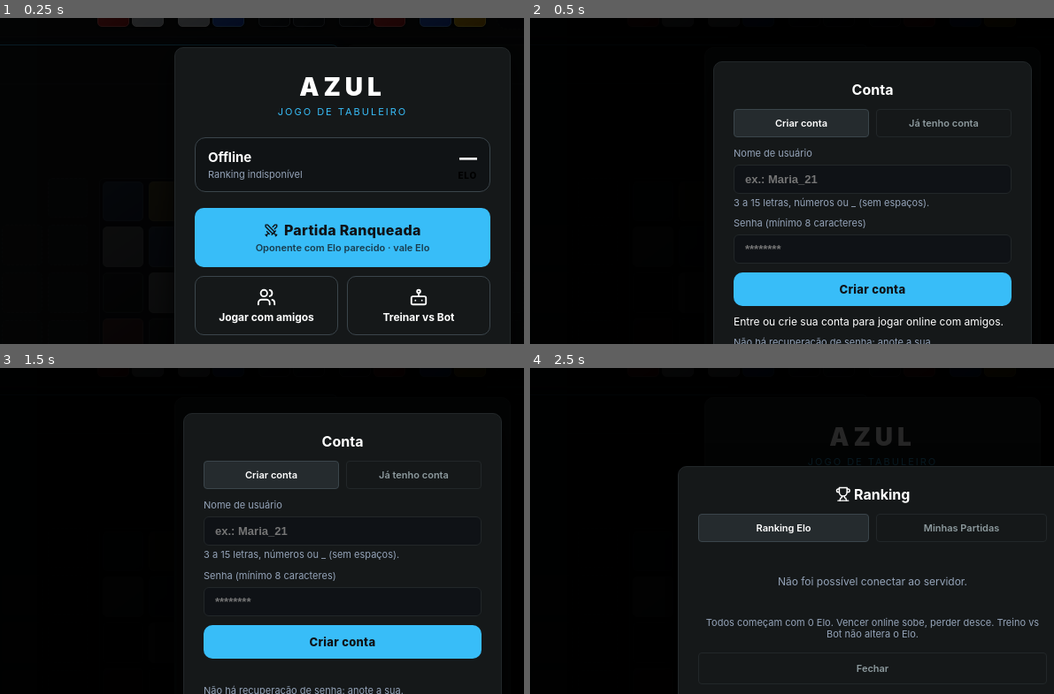
Above: before the commit, frames 1-4 (two rows, left to right).
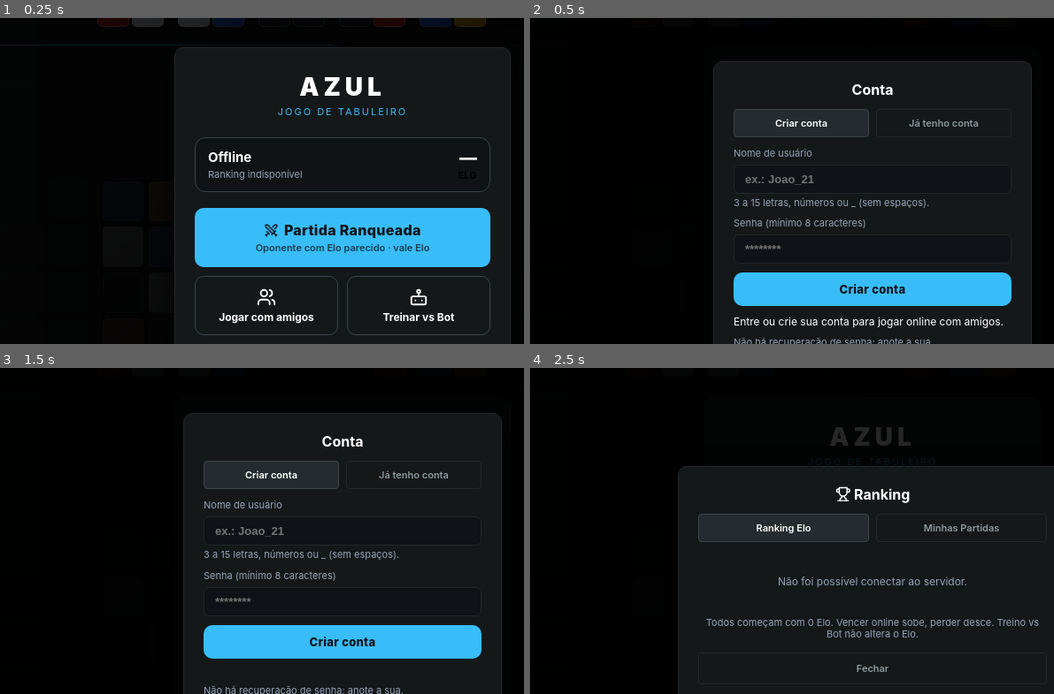
Above: after the commit, the same moments.

Repository: diogopereiraasp/tiles_game
Game: browser game, page index.html
Two runs of this game, one before a commit and one after it. Both use one fixed random seed, a clock stepped at 60 frames per second and the inputs below.
Inputs:
- Up to frame 1 (0.25 s): no input
- Up to frame 2 (0.5 s): click "Jogar com amigos" at 0.27 s
- Up to frame 3 (1.5 s): click "Criar conta" at 1.27 s
- Up to frame 4 (2.5 s): click "Fechar" at 1.87 s; click "Ranking" at 2.47 s
The pictures show only the part of the screen within x 18-68%, y 16-66%; the shares and areas given below are measured in that part.

Frame 1 is identical in both runs. In frame 2, 0.1% of the frame differs, in the area x 45-55%, y 48-52%; in frame 3, 0.1%; in frame 4, nothing differs.

Commit message:
ui: exemplo do campo de usuário vira Joao_21
Co-Authored-By: Claude Sonnet 5.5 <noreply@anthropic.com>

Diff:
--- a/index.html
+++ b/index.html
@@ -144,7 +144,7 @@
           <button class="btn-toggle" id="authModeLogin" style="flex: 1; padding: 8px; font-weight: 600;" onclick="setAuthMode('login')">Já tenho conta</button>
         </div>
         <label class="acc-label" for="authUserInput">Nome de usuário</label>
-        <input type="text" id="authUserInput" class="modal-name-input" placeholder="ex.: Maria_21" autocomplete="username" autocapitalize="off" spellcheck="false" maxlength="15" oninput="onAuthUserInput()" style="width: 100%; margin: 0 0 4px;">
+        <input type="text" id="authUserInput" class="modal-name-input" placeholder="ex.: Joao_21" autocomplete="username" autocapitalize="off" spellcheck="false" maxlength="15" oninput="onAuthUserInput()" style="width: 100%; margin: 0 0 4px;">
         <div id="authUserStatus" class="acc-hint" style="margin: 0 0 10px; min-height: 1.2em;"></div>
         <label class="acc-label" for="authPasswordInput">Senha (mínimo 8 caracteres)</label>
         <input type="password" id="authPasswordInput" class="modal-name-input" placeholder="********" autocomplete="new-password" style="width: 100%; margin: 0 0 10px;">
@@ -164,7 +164,7 @@
 
         <div class="acc-section">
           <label class="acc-label" for="accNameInput">Nome de usuário (único, aparece no jogo e no ranking)</label>
-          <input type="text" id="accNameInput" class="modal-name-input" maxlength="15" placeholder="ex.: Maria_21" autocapitalize="off" autocomplete="off" spellcheck="false" oninput="onUsernameInput()" style="width: 100%; margin: 0 0 4px;">
+          <input type="text" id="accNameInput" class="modal-name-input" maxlength="15" placeholder="ex.: Joao_21" autocapitalize="off" autocomplete="off" spellcheck="false" oninput="onUsernameInput()" style="width: 100%; margin: 0 0 4px;">
           <div id="accNameStatus" class="acc-hint" style="margin: 0 0 10px; min-height: 1.2em;">3 a 15 letras, números ou _ (sem espaços).</div>
           <button class="btn-toggle btn-online" style="width: 100%; padding: 10px; font-weight: 700;" onclick="saveProfileEdits()">Salvar nome</button>
           <div id="accProfileMsg" class="acc-msg"></div>
